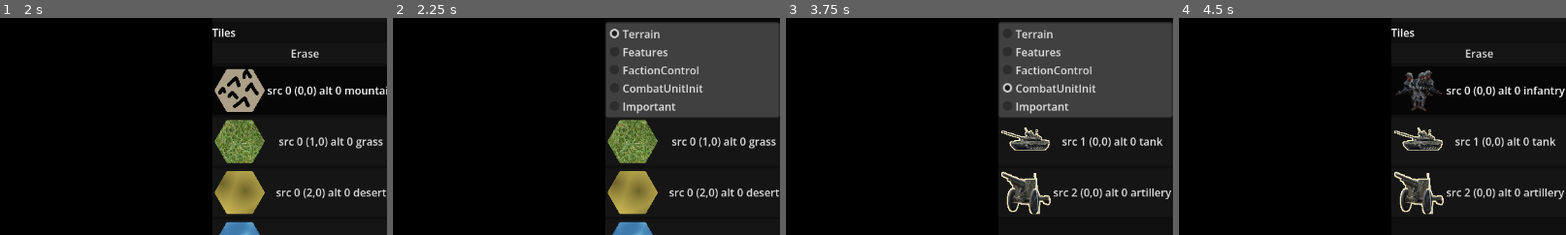
Above: before the commit, frames 1-4 (left to right).
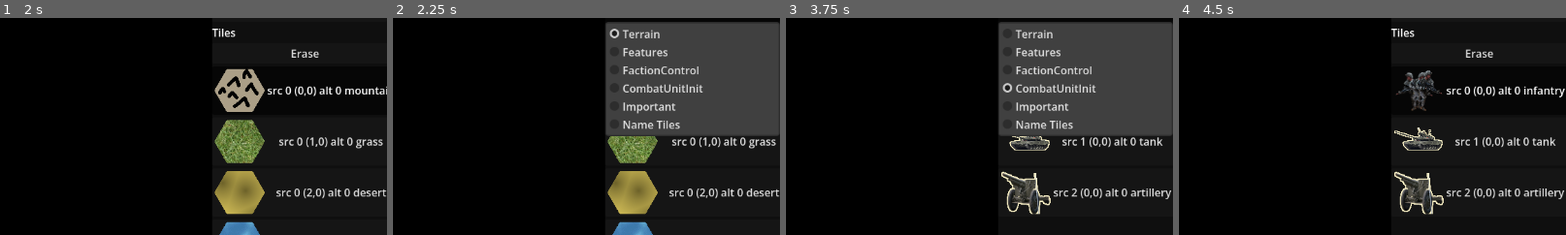
Above: after the commit, the same moments.

Repository: kralinc/cw2100game
Game: Godot game, scene res://MainMenu.tscn
The game is run twice, just before and just after one commit, with the same random seed, the same clock (stepped at 60 frames per second) and the same inputs. The engine's default icon, where the game draws it, is replaced by a stand-in: a white triangle on a blue panel in a dark square.
Inputs (mouse positions are % of the whole screen's width and height, from its top left):
- Up to frame 1 (2 s): click "Map Editor" at 0.5 s; click (30, 3) at 1.27 s; type "Alex" at 1.35 s
- Up to frame 2 (2.25 s): click "Terrain" at 2 s
- Up to frame 3 (3.75 s): click "src 0 (0,0) alt 0 mountain" at 2.75 s; click "CombatUnitInit" at 3.5 s
- Up to frame 4 (4.5 s): click "src 0 (0,0) alt 0 infantry" at 4.25 s
The pictures show only the part of the screen within x 50-100%, y 8-58%; the shares and areas given below are measured in that part.

Frame 1 is identical in both runs. In frame 2, 3.6% of the frame differs, in the area x 54-100%, y 45-55%; in frame 3, 3.5%; in frame 4, nothing differs.

Commit message:
Name tiles in editor

Diff:
--- a/Main.gd
+++ b/Main.gd
@@ -273,14 +273,7 @@
 
 func initHighlightCells():
 	#Add an alternative tile to the highlight layer for each item in the cellHighlightColors array
-	for i in range(Global.cellHighlightColors.size()):
-		var color = Global.cellHighlightColors[i]
-		var atlasSource = $MapContainer/Map/Highlight.tile_set.get_source(0)
-		var alternativeId = atlasSource.create_alternative_tile(Vector2i.ZERO, i + 1)
-		atlasSource.get_tile_data(Vector2i.ZERO, alternativeId).modulate = color
-		#Test that the new tile is present
-		if atlasSource.get_tile_data(Vector2i.ZERO, alternativeId) == null:
-			print("Failed to create alternative tile for color: ", color)
+	MapLoadHelper.init_highlight_tiles($MapContainer/Map/Highlight, Global.cellHighlightColors)
 
 func initMapData():
 	var map := MapLoadHelper.instantiate_map()
--- a/global.gd
+++ b/global.gd
@@ -127,25 +127,7 @@
 		destroyUnit(combatResult.defenderCell.pos)
 
 func setupSpecialNames(dir:String) -> void:
-	var file = FileAccess.open(dir.path_join("specialnames.json"), FileAccess.READ)
-	if not file:
-		print("Could not open special names file.")
-		return
-	var json_string = file.get_as_text()
-	file.close()
-
-	var json = JSON.new()
-	var parse_result = json.parse(json_string)
-	if (parse_result != OK):
-		print("Error parsing JSON: ", json.get_error_message())
-		return
-
-	for key in json.data.keys():
-		var splitCoords  = key.split(",")
-		var cell = Vector2i(splitCoords[0].to_int(), splitCoords[1].to_int())
-		var tileName = json.data[key]
-		if (tileName != ""):
-			specialNames[cell] = tileName
+	specialNames = MapLoadHelper.load_special_names(dir)
 
 func getNextFactionId():
 	if currentPlayer == 0 and spectatorMode and spectatorTurn:
--- a/mapeditor/MapEditor.gd
+++ b/mapeditor/MapEditor.gd
@@ -1,6 +1,10 @@
 extends Control
 
 const PAINTABLE_LAYERS = ["Terrain", "Features", "FactionControl", "CombatUnitInit", "Important"]
+const NAME_TILES_MODE = "Name Tiles"
+const HIGHLIGHT_HOVER_ALT = 0
+const HIGHLIGHT_SELECTED_ALT = 2
+const HIGHLIGHT_NAMED_ALT = 3
 
 @onready var map: Node2D = $Map
 @onready var layer_select: OptionButton = $UI/Panel/VBox/LayerSelect
@@ -12,6 +16,7 @@
 @onready var load_button: Button = $UI/TopPanel/HBox/LoadButton
 @onready var map_title_input:LineEdit = $UI/TopPanel/HBox/MapTitleInput
 @onready var animation_player:AnimationPlayer = $AnimationPlayer
+@onready var highlight_layer: TileMapLayer = $Map/Highlight
 
 var current_layer: TileMapLayer
 var button_group := ButtonGroup.new()
@@ -26,12 +31,18 @@
 var save_dialog: FileDialog
 var load_dialog: FileDialog
 var hoveredCell:Vector2i
+var naming_mode: bool = false
+var special_names: Dictionary[Vector2i, String] = {}
+var name_cell = null # Vector2i of the tile being named, or null
+var name_input: LineEdit
 
 
 func _ready() -> void:
 	_init_default_factions()
+	MapLoadHelper.init_highlight_tiles(highlight_layer, Global.cellHighlightColors)
 	for layer_name in PAINTABLE_LAYERS:
 		layer_select.add_item(layer_name)
+	layer_select.add_item(NAME_TILES_MODE)
 	layer_select.item_selected.connect(_on_layer_selected)
 	layer_select.select(0)
 	_on_layer_selected(0)
@@ -44,13 +55,29 @@
 	load_dialog = MapLoadHelper.create_dir_dialog("Open map folder", self)
 	load_dialog.dir_selected.connect(_load_from)
 
-func _process(_delta):
-	_do_highlight()
-
-func _do_highlight() -> void:
-	var highlight_layer:TileMapLayer = map.get_node("Highlight")
+func _redraw_highlights() -> void:
 	highlight_layer.clear()
-	highlight_layer.set_cell(hoveredCell, 0, Vector2(0,0))
+	if naming_mode:
+		for cell in special_names:
+			_refresh_highlight(cell)
+		if name_cell != null:
+			_refresh_highlight(name_cell)
+	_refresh_highlight(hoveredCell)
+
+
+# Redraws a single cell's highlight. Priority: selected > hovered > named.
+func _refresh_highlight(cell: Vector2i) -> void:
+	var alt := -1
+	if naming_mode and name_cell != null and cell == name_cell:
+		alt = HIGHLIGHT_SELECTED_ALT
+	elif cell == hoveredCell:
+		alt = HIGHLIGHT_HOVER_ALT
+	elif naming_mode and special_names.has(cell):
+		alt = HIGHLIGHT_NAMED_ALT
+	if alt == -1:
+		highlight_layer.erase_cell(cell)
+	else:
+		highlight_layer.set_cell(cell, 0, Vector2i.ZERO, alt)
 
 func _init_default_factions() -> void:
 	factions = [
@@ -87,14 +114,67 @@
 
 
 func _on_layer_selected(index: int) -> void:
-	current_layer = map.get_node(PAINTABLE_LAYERS[index])
-	_build_tile_list(current_layer)
-
-
-func _build_tile_list(layer: TileMapLayer) -> void:
+	painting = false
+	naming_mode = index >= PAINTABLE_LAYERS.size()
+	if naming_mode:
+		current_layer = null
+		_build_name_editor()
+	else:
+		current_layer = map.get_node(PAINTABLE_LAYERS[index])
+		_build_tile_list(current_layer)
+	_redraw_highlights()
+
+
+func _clear_tile_list() -> void:
 	for child in tile_list.get_children():
 		tile_list.remove_child(child)
 		child.queue_free()
+	name_input = null
+
+
+func _build_name_editor() -> void:
+	_clear_tile_list()
+	name_input = LineEdit.new()
+	name_input.placeholder_text = "Write name here"
+	name_input.text_changed.connect(_on_name_changed)
+	name_input.text_submitted.connect(func(_text): name_input.release_focus())
+	tile_list.add_child(name_input)
+	_update_name_input()
+
+
+func _update_name_input() -> void:
+	if name_input == null:
+		return
+	name_input.editable = name_cell != null
+	name_input.text = special_names.get(name_cell, "") if name_cell != null else ""
+
+
+func _select_name_cell(cell: Vector2i) -> void:
+	if map.get_node("Terrain").get_cell_source_id(cell) == -1:
+		return
+	var previous = name_cell
+	name_cell = cell
+	if previous != null:
+		_refresh_highlight(previous)
+	_refresh_highlight(cell)
+	_update_name_input()
+	name_input.grab_focus()
+	name_input.caret_column = name_input.text.length()
+
+
+func _on_name_changed(new_text: String) -> void:
+	if name_cell == null:
+		return
+	var tile_name := new_text.strip_edges()
+	if tile_name.is_empty():
+		special_names.erase(name_cell)
+	else:
+		special_names[name_cell] = tile_name
+	_set_dirty(true)
+
+
+func _build_tile_list(layer: TileMapLayer) -> void:
+	_clear_tile_list()
 
 	var erase_button := Button.new()
 	erase_button.text = "Erase"
@@ -163,8 +243,12 @@
 func _unhandled_input(event: InputEvent) -> void:
 	if event is InputEventMouseMotion:
 		var global_pos = get_global_mouse_position()
-		var pos_hovered = map.get_node("Terrain").local_to_map(global_pos)
-		hoveredCell = pos_hovered
+		var pos_hovered: Vector2i = map.get_node("Terrain").local_to_map(global_pos)
+		if pos_hovered != hoveredCell:
+			var previous := hoveredCell
+			hoveredCell = pos_hovered
+			_refresh_highlight(previous)
+			_refresh_highlight(hoveredCell)
 	elif event is InputEventKey:
 		var key := event as InputEventKey
 		if key.pressed and not key.echo and key.keycode == KEY_S and key.ctrl_pressed and not faction_screen.visible:
@@ -182,6 +266,11 @@
 	if event is InputEventMouseButton:
 		var mouse_button := event as InputEventMouseButton
 		if mouse_button.button_index == MOUSE_BUTTON_LEFT:
+			if naming_mode:
+				if mouse_button.pressed:
+					var terrain: TileMapLayer = map.get_node("Terrain")
+					_select_name_cell(terrain.local_to_map(terrain.get_local_mouse_position()))
+				return
 			painting = mouse_button.pressed
 			if painting:
 				_paint()
@@ -254,6 +343,8 @@
 	if not _write_json(dir.path_join("mapdata.json"), MapLoadHelper.build_map_data(map)):
 		return false
 	if not _write_json(dir.path_join("factiondata.json"), _build_faction_data(flag_files)):
+		return false
+	if not _write_json(dir.path_join("specialnames.json"), MapLoadHelper.build_special_names_data(special_names)):
 		return false
 	_update_flag_paths(flags_dir, flag_files)
 	_set_dirty(false)
@@ -338,9 +429,11 @@
 	_clear_map()
 	_init_faction_tiles()
 	MapLoadHelper.apply_map_data(map, map_data)
+	special_names = MapLoadHelper.load_special_names(dir)
+	name_cell = null
 	save_path = dir
 	_set_dirty(false)
-	_build_tile_list(current_layer)
+	_on_layer_selected(layer_select.selected)
 
 
 func _clear_map() -> void:
--- a/util/map_load_helper.gd
+++ b/util/map_load_helper.gd
@@ -138,3 +138,32 @@
 		if img != null:
 			texture = ImageTexture.create_from_image(img)
 	return texture
+
+static func init_highlight_tiles(highlight_layer: TileMapLayer, colors: Array) -> void:
+	var atlas := highlight_layer.tile_set.get_source(0) as TileSetAtlasSource
+	for i in colors.size():
+		var alt_id := i + 1
+		if not atlas.has_alternative_tile(Vector2i.ZERO, alt_id):
+			atlas.create_alternative_tile(Vector2i.ZERO, alt_id)
+		atlas.get_tile_data(Vector2i.ZERO, alt_id).modulate = colors[i]
+
+static func load_special_names(dir: String) -> Dictionary[Vector2i, String]:
+	var names: Dictionary[Vector2i, String] = {}
+	var path := dir.path_join("specialnames.json")
+	if not FileAccess.file_exists(path):
+		return names
+	var data = read_json(path)
+	if not (data is Dictionary):
+		return names
+	for key in data:
+		var split_coords: PackedStringArray = key.split(",")
+		var tile_name := str(data[key])
+		if split_coords.size() == 2 and not tile_name.is_empty():
+			names[Vector2i(split_coords[0].to_int(), split_coords[1].to_int())] = tile_name
+	return names
+
+static func build_special_names_data(names: Dictionary[Vector2i, String]) -> Dictionary:
+	var data := {}
+	for cell in names:
+		data["%d,%d" % [cell.x, cell.y]] = names[cell]
+	return data
